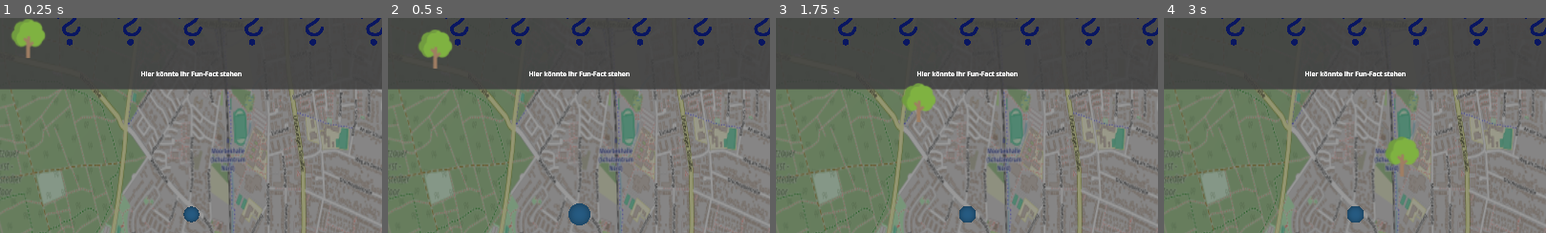
Above: before the commit, frames 1-4 (left to right).
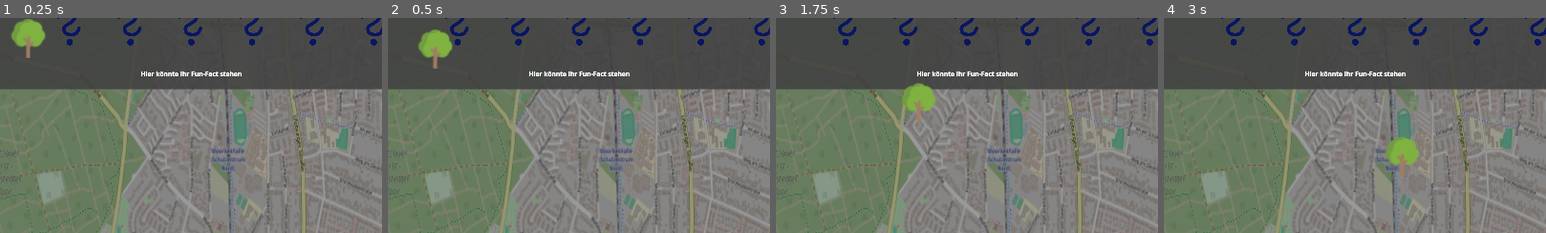
Above: after the commit, the same moments.

Repository: jlddorf/CrossInnovationClass25Norderstedt
Game: Godot game, scene res://scenes/map.tscn
Same seed, same stepped clock (60 frames per second), same inputs: the game is played once before the commit and once after it.
Inputs (mouse positions are % of the whole screen's width and height, from its top left):
- Up to frame 1 (0.25 s): no input
- Up to frame 2 (0.5 s): no input
- Up to frame 3 (1.75 s): click (61, 79) at 0.52 s; click (61, 79) at 1.27 s
- Up to frame 4 (3 s): click (61, 79) at 2.02 s
The pictures show only the part of the screen within x 25-75%, y 4-54%; the shares and areas given below are measured in that part.

The runs differ from the first frame. In frame 1, 0.2% of the frame differs, in the area x 48-53%, y 87-96%; in frame 2, 0.5%, in the area x 47-53%, y 86-97%; in frame 3, 0.3%; in frame 4, 0.3%.

Commit message:
static typing

Diff:
--- a/scenes/map.tscn
+++ b/scenes/map.tscn
@@ -1,10 +1,9 @@
-[gd_scene load_steps=11 format=3 uid="uid://o474issdswyw"]
+[gd_scene load_steps=10 format=3 uid="uid://o474issdswyw"]
 
 [ext_resource type="Script" uid="uid://d6jlpupygc1n" path="res://scripts/map.gd" id="1_0cso3"]
 [ext_resource type="PackedScene" uid="uid://nngar081b03t" path="res://scenes/ui_manager.tscn" id="1_4xfga"]
 [ext_resource type="Script" uid="uid://db1rmbuy1mrpq" path="res://scripts/player_manager.gd" id="2_2lpho"]
 [ext_resource type="Texture2D" uid="uid://didddc44ysl1j" path="res://assets/images/map.png" id="2_paxxb"]
-[ext_resource type="PackedScene" uid="uid://bd34i6ns0orv2" path="res://scenes/object.tscn" id="5_2klcf"]
 [ext_resource type="Script" uid="uid://5sdtyno1chso" path="res://scripts/object_manager.gd" id="6_nakos"]
 [ext_resource type="PackedScene" uid="uid://bp2n0d7ix4dm4" path="res://scenes/socket_manager.tscn" id="7_nakos"]
 
@@ -52,9 +51,5 @@
 script = ExtResource("6_nakos")
 target_mesh = NodePath("../Map")
 
-[node name="Object" parent="ObjectManager" instance=ExtResource("5_2klcf")]
-transform = Transform3D(1, 0, 0, 0, 1, 0, 0, 0, 1, 0, 0.25, 0)
-skeleton = NodePath("../..")
-
 [connection signal="update_player_item" from="PlayerManager" to="UI_manager" method="_on_player_manager_update_player_item"]
 [connection signal="update_player_item" from="PlayerManager" to="ObjectManager" method="_on_player_manager_update_player_item"]
--- a/scripts/object.gd
+++ b/scripts/object.gd
@@ -14,7 +14,7 @@
 	tween.set_ease(Tween.EASE_IN).tween_property(self, "scale", Vector3(0.1, 0.1, 0.1), 0.2)
 	tween.tween_callback(self.queue_free)
 
-func set_item(item: CustomTypes.Item):
+func set_item(item: CustomTypes.Item) -> void:
 	match item:
 		CustomTypes.Item.NATURE:
 			mesh = PlaneMesh.new()
--- a/scripts/object_manager.gd
+++ b/scripts/object_manager.gd
@@ -13,7 +13,7 @@
 	var item_difference: int = new_amount - itemList.size()
 	# If item difference is greater than 0, place items to balance it out
 	while item_difference > 0:
-		var node : Node3D = OBJECT.instantiate()
+		var node : MapObject = OBJECT.instantiate()
 		node.set_item(item)
 		node.position = get_random_coordinate_on_mesh()
 		self.add_child(node)
--- a/ui/station_Button.gd
+++ b/ui/station_Button.gd
@@ -2,12 +2,12 @@
 class_name ItemDisplay
 
 const QUESTION_MARK_SKETCH : Texture2D = preload("res://assets/images/Question Mark Sketch.png")
-const CIRCULAR_ECONOMY_ICON = preload("res://assets/images/StationIcons/circularEconomyIcon.png")
-const COMMUNITY_ICON = preload("res://assets/images/StationIcons/communityIcon.png")
-const ENERGY_BUILDING_ICON = preload("res://assets/images/StationIcons/energyBuildingIcon.png")
-const LOCAL_CONSUMPTION_ICON = preload("res://assets/images/StationIcons/localConsumptionIcon.png")
-const MOBILITY_ICON = preload("res://assets/images/StationIcons/mobilityIcon.png")
-const NATURE_ICON = preload("res://assets/images/StationIcons/natureIcon.png")
+const CIRCULAR_ECONOMY_ICON : Texture2D = preload("res://assets/images/StationIcons/circularEconomyIcon.png")
+const COMMUNITY_ICON : Texture2D = preload("res://assets/images/StationIcons/communityIcon.png")
+const ENERGY_BUILDING_ICON : Texture2D = preload("res://assets/images/StationIcons/energyBuildingIcon.png")
+const LOCAL_CONSUMPTION_ICON : Texture2D = preload("res://assets/images/StationIcons/localConsumptionIcon.png")
+const MOBILITY_ICON : Texture2D = preload("res://assets/images/StationIcons/mobilityIcon.png")
+const NATURE_ICON : Texture2D = preload("res://assets/images/StationIcons/natureIcon.png")
 
 const CustomTypes = preload("res://scripts/custom_types.gd")
 
